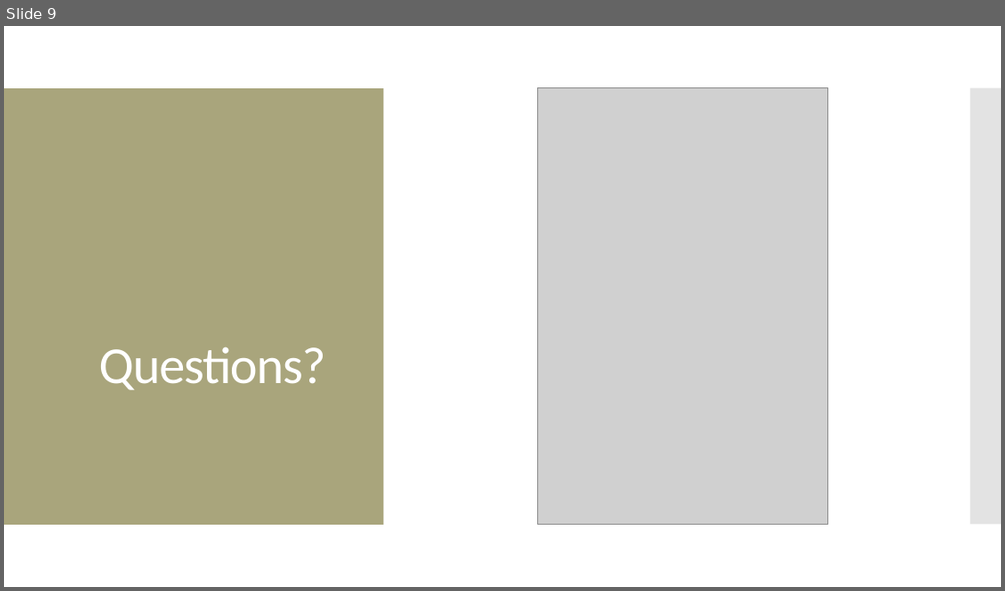
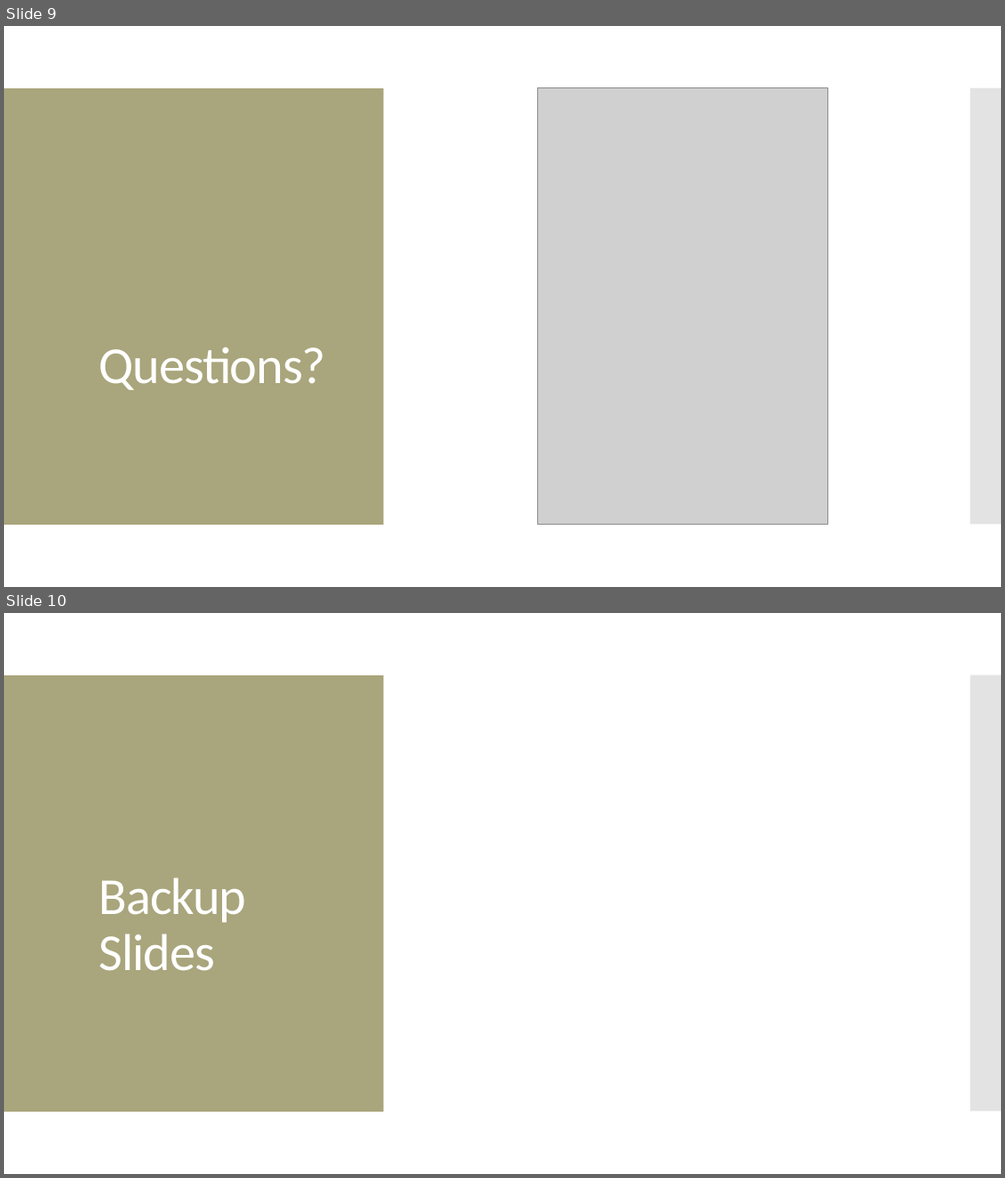
Before and after one commit to jayhjman/bootcamp-project1, a slide deck: Spring Chinook Salmon in the Portland Metro Area.pptx. Shown one above the other, each under a label of ours: slide 9 before the commit, slides 9 and 10 after it. The pictures are 1005x591 and 1005x1178 pixels, drawn with LibreOffice and Linux fonts; fonts in the diff are those of the drawing; grey boxes stand for pictures. Boxes give left, top, right and bottom in pixels: in the first picture for what was removed or moved away, otherwise in the second. Text is boxed around its words. In the diff, an @@ line names an element or a change of style, - is before the commit and + after.

```diff
--- a/Spring Chinook Salmon in the Portland Metro Area.pptx
+++ b/Spring Chinook Salmon in the Portland Metro Area.pptx
@@ slide 10 added at [4,613,1001,1174], background #FFFFFF; not listed: 2 template elements that a slide beside it also shows @@
@@ rectangle added at [4,613,1001,1174], fill #FFFFFF @@
@@ rectangle added at [4,675,752,1111], fill #A9A57C @@
@@ rectangle added at [4,675,384,1111], fill #A9A57C @@
@@ rectangle added at [762,675,1001,1111], fill #C8C8C8 at 50% opacity @@
@@ rectangle added at [971,675,1001,1111], fill #C8C8C8 at 50% opacity @@
@@ title added at [99,877,247,971], 50 pt, text #FFFFFF @@
+Backup
+Slides
```
Also in this commit, not shown: 1 other slide added.
